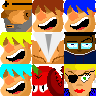
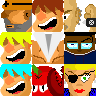
Revision of a layered 96 × 96 image; what changed, layer by layer:
added layer "Layer 9" above "Layer 5" over 64, 0, 96, 32
hid "Layer 2 copy 2" over 64, 0, 96, 32
